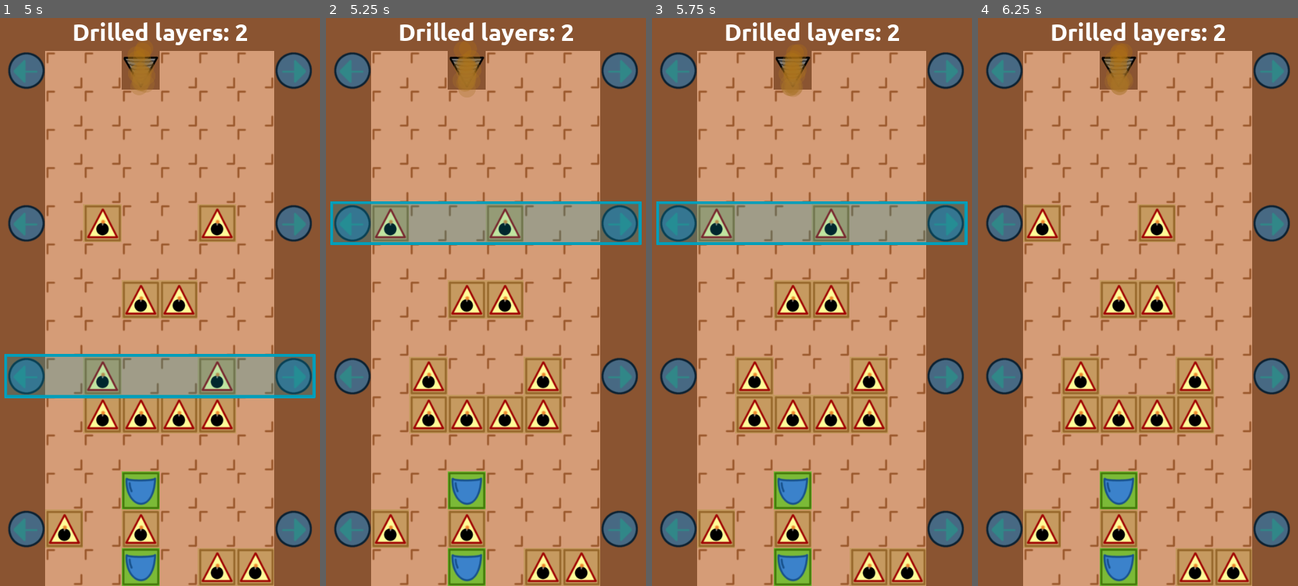
Above: before the commit, frames 1-4 (left to right).
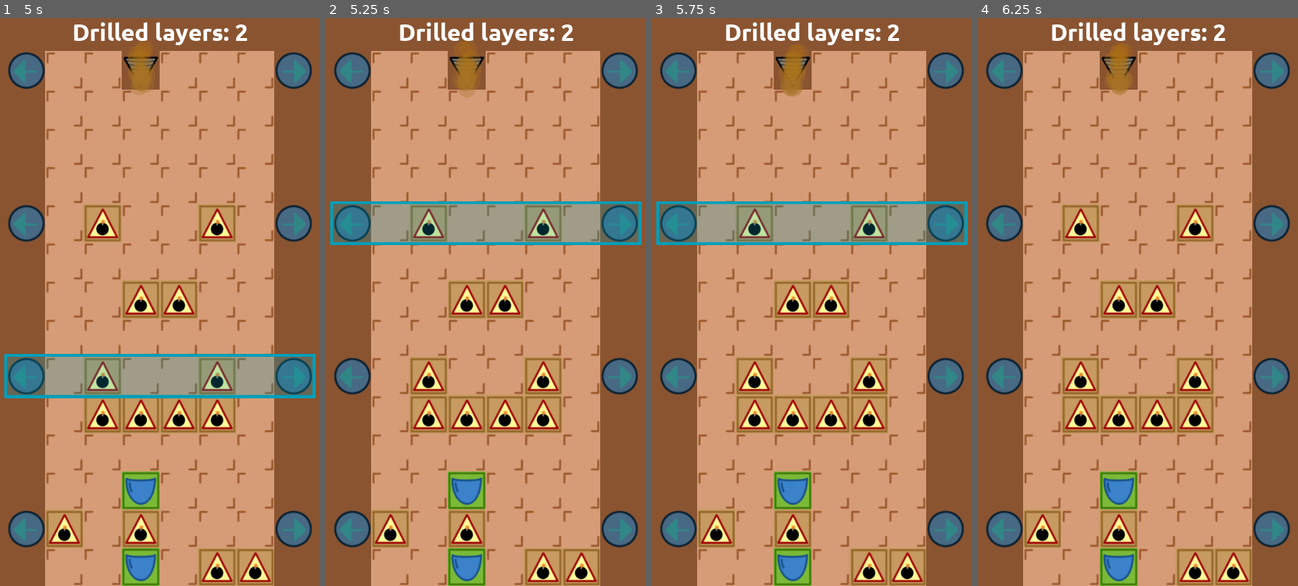
Above: after the commit, the same moments.

Repository: moisesjbc/fosu
Game: Godot game, scene res://gui/main_menu/main_menu.tscn
The game is run twice, just before and just after one commit, with the same random seed, the same clock (stepped at 60 frames per second) and the same inputs.
Inputs (mouse positions are in pixels of both pictures, inside the frame that each line leads up to):
- Up to frame 1 (5 s): click "Play" at 0.5 s; tap Enter at 1.25 s; move the mouse to (230, 273) at 1.27 s; hold Right (ui_right) 1.28-2.03 s; click (230, 273) at 1.42 s; move the mouse to (96, 330) at 2.02 s; hold Left (ui_left) 2.03-2.78 s; click (96, 330) at 2.17 s; move the mouse to (192, 171) at 2.77 s; hold Right (ui_right) 2.78-4.28 s; click (192, 171) at 2.92 s; move the mouse to (144, 415) at 3.52 s; click (144, 415) at 3.67 s; move the mouse to (256, 387) at 4.27 s; hold Left (ui_left) from 4.28 s (still down); click (256, 387) at 4.42 s
- Up to frame 2 (5.25 s): keep holding Left (ui_left); move the mouse to (390, 211) at 5.02 s; click (390, 211) at 5.17 s
- Up to frame 3 (5.75 s): keep holding Left (ui_left)
- Up to frame 4 (6.25 s): keep holding Left (ui_left); tap Space at 5.75 s; move the mouse to (1154, 302) at 5.77 s; click (1154, 302) at 5.92 s

Frame 1 is identical in both runs. In frame 2, 1.7% of the frame differs, in the area x 14-74%, y 32-40%; in frame 3, 1.7%; in frame 4, 2.1%.

Commit message:
General adjustments

Diff:
--- a/src/gameplay/level/level.gd
+++ b/src/gameplay/level/level.gd
@@ -23,10 +23,13 @@
 var powerup_probability
 
 var highlighted_row = -1
-
+var on_mobile_platform = false
 
 signal bomb_drilled
 signal row_drilled
+
+func _ready():
+	on_mobile_platform = JavaScript.eval("/Android|webOS|iPhone|iPad|iPod|BlackBerry|IEMobile|Opera Mini/i.test(navigator.userAgent)", true)
 
 
 func start(driller, drill_timeout, special_cell_probability, powerup_probability):
@@ -49,17 +52,18 @@
 
 
 func _physics_process(delta):
-	var tilemap_pos = world_to_map(get_global_mouse_position())
-	if get_cell(0, tilemap_pos.y) == LEFT_ARROW_ID:
-		highlight_row(tilemap_pos.y)
+	if not on_mobile_platform:
+		var tilemap_pos = world_to_map(get_global_mouse_position())
+		if get_cell(0, tilemap_pos.y) == LEFT_ARROW_ID:
+			highlight_row(tilemap_pos.y)
 
-		if Input.is_action_just_pressed("ui_left"):
-			move_row_left(highlighted_row)
-		elif Input.is_action_just_pressed("ui_right"):
-			move_row_right(highlighted_row)
+			if Input.is_action_just_pressed("ui_left"):
+				move_row_left(highlighted_row)
+			elif Input.is_action_just_pressed("ui_right"):
+				move_row_right(highlighted_row)
 
-	else:
-		highlight_row(-1)
+		else:
+			highlight_row(-1)
 
 
 func _input(event):
@@ -75,7 +79,7 @@
 
 
 func move_row_left(row_index):
-	$arrow_pressed.play()
+	get_node("/root/global_sound_system").play_button_pressed_sound()
 	var first_tile = get_cell(FIRST_TILE_COLUMN, row_index)
 
 	for column_index in range(FIRST_TILE_COLUMN, LAST_TILE_COLUMN):
@@ -93,7 +97,7 @@
 
 
 func move_row_right(row_index):
-	$arrow_pressed.play()
+	get_node("/root/global_sound_system").play_button_pressed_sound()
 	var last_tile = get_cell(LAST_TILE_COLUMN, row_index)
 
 	var column_index = LAST_TILE_COLUMN
--- a/src/gameplay/level/level.tscn
+++ b/src/gameplay/level/level.tscn
@@ -7,7 +7,6 @@
 [ext_resource path="res://gameplay/level/level.gd" type="Script" id=5]
 [ext_resource path="res://gameplay/level/tiles/bomb.png" type="Texture" id=6]
 [ext_resource path="res://gameplay/level/drill.wav" type="AudioStream" id=7]
-[ext_resource path="res://gameplay/level/arrow_pressed.wav" type="AudioStream" id=8]
 [ext_resource path="res://gameplay/level/powerup.wav" type="AudioStream" id=9]
 [ext_resource path="res://gameplay/level/row_highlight.png" type="Texture" id=10]
 
@@ -98,15 +97,12 @@
 volume_db = -15.0
 bus = "sfx"
 
-[node name="arrow_pressed" type="AudioStreamPlayer" parent="."]
-stream = ExtResource( 8 )
-bus = "sfx"
-
 [node name="powerup" type="AudioStreamPlayer" parent="."]
 stream = ExtResource( 9 )
 bus = "sfx"
 
 [node name="row_highlight" type="Sprite" parent="."]
+visible = false
 position = Vector2( 256, 32 )
 texture = ExtResource( 10 )
 
--- a/src/globals/global_sound_system/global_sound_system.gd
+++ b/src/globals/global_sound_system/global_sound_system.gd
@@ -1,4 +1,12 @@
 extends Node
+
+
+onready var on_mobile_platform = JavaScript.eval("/Android|webOS|iPhone|iPad|iPod|BlackBerry|IEMobile|Opera Mini/i.test(navigator.userAgent)", true)
+
+
+func _ready():
+	if on_mobile_platform:
+		$button_pressed.volume_db = -20
 
 
 func play_button_pressed_sound():
--- a/src/project.godot
+++ b/src/project.godot
@@ -36,7 +36,6 @@
 "events": [ Object(InputEventKey,"resource_local_to_scene":false,"resource_name":"","device":0,"alt":false,"shift":false,"control":false,"meta":false,"command":false,"pressed":false,"scancode":16777231,"physical_scancode":0,"unicode":0,"echo":false,"script":null)
 , Object(InputEventJoypadButton,"resource_local_to_scene":false,"resource_name":"","device":0,"button_index":14,"pressure":0.0,"pressed":false,"script":null)
 , Object(InputEventKey,"resource_local_to_scene":false,"resource_name":"","device":0,"alt":false,"shift":false,"control":false,"meta":false,"command":false,"pressed":false,"scancode":0,"physical_scancode":65,"unicode":0,"echo":false,"script":null)
-, Object(InputEventMouseButton,"resource_local_to_scene":false,"resource_name":"","device":0,"alt":false,"shift":false,"control":false,"meta":false,"command":false,"button_mask":0,"position":Vector2( 0, 0 ),"global_position":Vector2( 0, 0 ),"factor":1.0,"button_index":1,"pressed":false,"doubleclick":false,"script":null)
  ]
 }
 ui_right={
@@ -44,7 +43,6 @@
 "events": [ Object(InputEventKey,"resource_local_to_scene":false,"resource_name":"","device":0,"alt":false,"shift":false,"control":false,"meta":false,"command":false,"pressed":false,"scancode":16777233,"physical_scancode":0,"unicode":0,"echo":false,"script":null)
 , Object(InputEventJoypadButton,"resource_local_to_scene":false,"resource_name":"","device":0,"button_index":15,"pressure":0.0,"pressed":false,"script":null)
 , Object(InputEventKey,"resource_local_to_scene":false,"resource_name":"","device":0,"alt":false,"shift":false,"control":false,"meta":false,"command":false,"pressed":false,"scancode":0,"physical_scancode":68,"unicode":0,"echo":false,"script":null)
-, Object(InputEventMouseButton,"resource_local_to_scene":false,"resource_name":"","device":0,"alt":false,"shift":false,"control":false,"meta":false,"command":false,"button_mask":0,"position":Vector2( 0, 0 ),"global_position":Vector2( 0, 0 ),"factor":1.0,"button_index":2,"pressed":false,"doubleclick":false,"script":null)
  ]
 }
 
Not shown, removed: src/gameplay/level/arrow_pressed.wav.import
Not shown: 1 places in src/gameplay/level/level.tscn that only renumber resources
Not shown, removed: src/gameplay/level/arrow_pressed.wav
